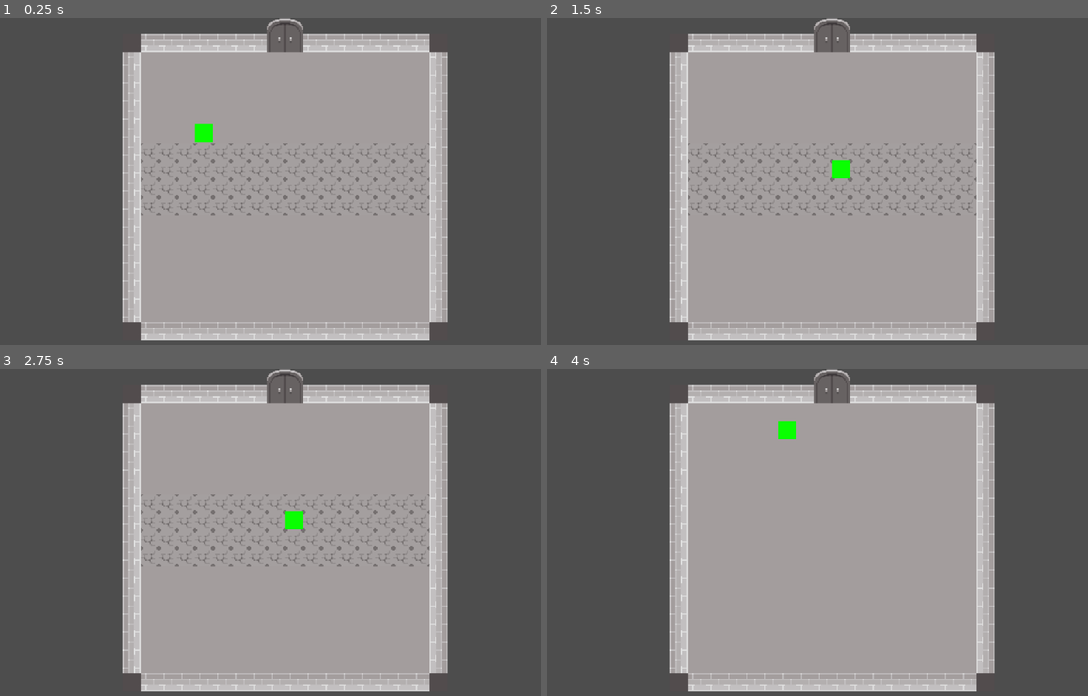
Above: before the commit, frames 1-4 (two rows, left to right).
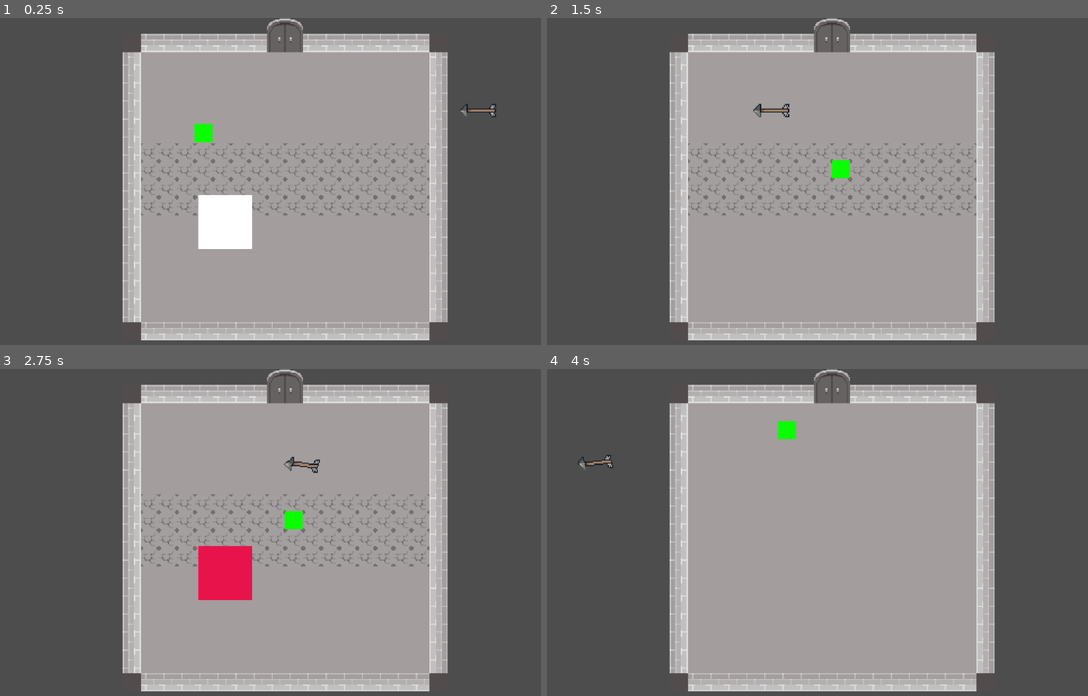
Above: after the commit, the same moments.

Repository: rddtz/gamejamplus
Game: Godot game, scene res://scenes/main.tscn
Two runs of this game, one before a commit and one after it. Both use one fixed random seed, a clock stepped at 60 frames per second and the inputs below.
Inputs:
- Up to frame 1 (0.25 s): no input
- Up to frame 2 (1.5 s): hold Right (RIGHT) 0.53-1.28 s; hold Space (parry_block) 0.53-1.28 s; hold S (DOWN) from 1.28 s (still down); tap Space (parry_block) at 1.35 s
- Up to frame 3 (2.75 s): release S (DOWN) at 2.03 s; hold Right (RIGHT) from 2.03 s (still down); hold Space (parry_block) from 2.03 s (still down)
- Up to frame 4 (4 s): release Right (RIGHT) at 2.78 s; release Space (parry_block) at 2.78 s; hold W (UP) 2.78-3.53 s; tap Space (parry_block) at 2.85 s; hold A (LEFT) from 3.53 s (still down); hold Space (parry_block) from 3.53 s (still down)

The runs differ from the first frame. In frame 1, 1.7% of the frame differs, in the area x 36-92%, y 26-71%; in frame 2, 0.1%; in frame 3, 1.8%, in the area x 36-60%, y 26-71%; in frame 4, 0.1%.

Commit message:
main with everything

Diff:
--- a/plus/scenes/main.tscn
+++ b/plus/scenes/main.tscn
@@ -1,10 +1,12 @@
-[gd_scene load_steps=6 format=3 uid="uid://c62vvxatsst46"]
+[gd_scene load_steps=8 format=3 uid="uid://c62vvxatsst46"]
 
 [ext_resource type="PackedScene" uid="uid://bqqfwtxj0i78a" path="res://scenes/mapa_exemplo.tscn" id="1_dnd6x"]
 [ext_resource type="PackedScene" uid="uid://cuxa2y5u7l0y2" path="res://scenes/player.tscn" id="2_1m067"]
 [ext_resource type="PackedScene" uid="uid://dd5cfxjs31fh6" path="res://scenes/menu_pause.tscn" id="3_dm2on"]
 [ext_resource type="PackedScene" uid="uid://dmw2g5mla1o18" path="res://scenes/crt.tscn" id="4_na3c3"]
 [ext_resource type="PackedScene" uid="uid://cxwj846bjca2" path="res://scenes/armadilha-chao.tscn" id="5_5gg6g"]
+[ext_resource type="PackedScene" uid="uid://cx4dlkteeowlj" path="res://scenes/explosao.tscn" id="6_2gsvk"]
+[ext_resource type="PackedScene" path="res://scenes/flecha.tscn" id="6_6c0dv"]
 
 [node name="main" type="Node2D"]
 process_mode = 1
@@ -39,3 +41,11 @@
 [node name="Camera2D" type="Camera2D" parent="."]
 position = Vector2(221, 184)
 zoom = Vector2(2.2, 2.2)
+
+[node name="Explosao" parent="." instance=ExtResource("6_2gsvk")]
+position = Vector2(78, 201)
+
+[node name="Flecha" parent="." instance=ExtResource("6_6c0dv")]
+position = Vector2(428, 121)
+direction = 180
+speed = 180.0
